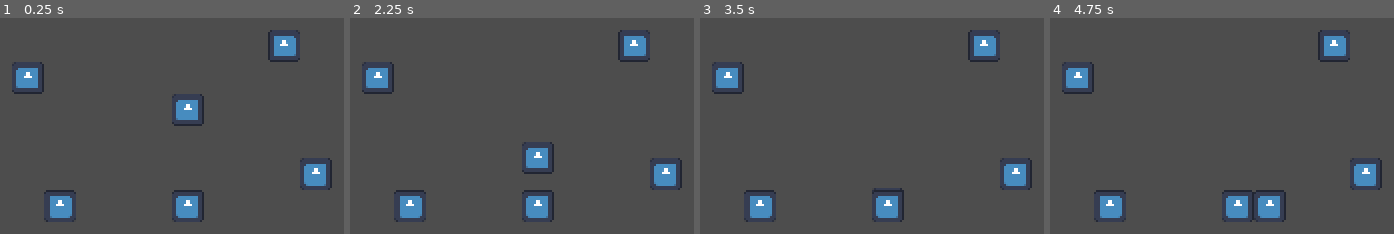
Above: before the commit, frames 1-4 (left to right).
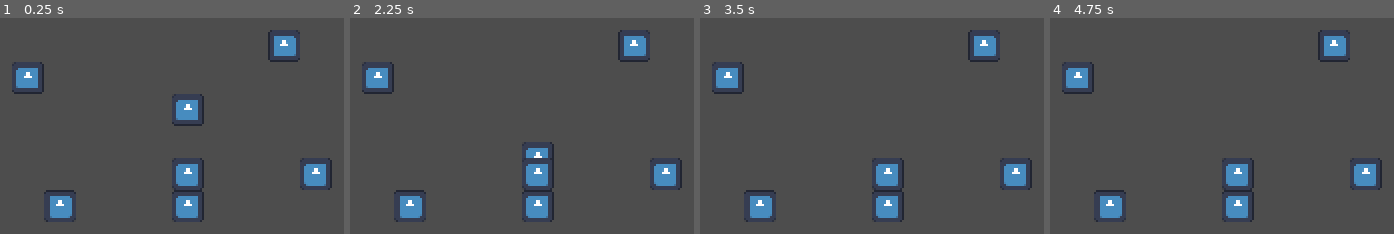
Above: after the commit, the same moments.

Repository: ZaRdEr15/taltech-gamecamp2024-jam-makers
Game: Godot game, scene res://main.tscn
Two runs of this game, one before a commit and one after it. Both use one fixed random seed, a clock stepped at 60 frames per second and the inputs below. Before the commit the project has no main scene; this scene is started directly in both runs. The engine's default icon, where the game draws it, is replaced by a stand-in: a white triangle on a blue panel in a dark square.
Inputs:
- Up to frame 1 (0.25 s): no input
- Up to frame 2 (2.25 s): tap Enter at 0.5, 2 s; tap Space at 1.25 s
- Up to frame 3 (3.5 s): no input
- Up to frame 4 (4.75 s): tap Space at 3.5 s; tap Enter at 4.25 s

The runs differ from the first frame. In frame 1, 0.7% of the frame differs, in the area x 50-60%, y 64-80%; in frame 2, 0.8%; in frame 3, 0.7%; in frame 4, 1.6%, in the area x 50-69%, y 64-95%.

Commit message:
Robot stops when colliding with a wall

Diff:
--- a/main.tscn
+++ b/main.tscn
@@ -1,7 +1,8 @@
-[gd_scene load_steps=3 format=3 uid="uid://bfetb3c1xjf1t"]
+[gd_scene load_steps=4 format=3 uid="uid://bfetb3c1xjf1t"]
 
 [ext_resource type="PackedScene" uid="uid://dnxt4oyogmrlp" path="res://robot/robot.tscn" id="1_k3i1n"]
 [ext_resource type="PackedScene" uid="uid://d1xhbns3jsn32" path="res://block_test/block.tscn" id="2_34gt5"]
+[ext_resource type="PackedScene" uid="uid://c5b8xoy8m2wct" path="res://plate/plate.tscn" id="3_pyb2n"]
 
 [node name="Main" type="Node2D"]
 
@@ -22,3 +23,6 @@
 
 [node name="BlockTest5" parent="." instance=ExtResource("2_34gt5")]
 position = Vector2(104, 104)
+
+[node name="Plate" parent="." instance=ExtResource("3_pyb2n")]
+position = Vector2(168, 88)
--- a/project.godot
+++ b/project.godot
@@ -11,6 +11,7 @@
 [application]
 
 config/name="taltech-gamecamp2024-jam-makers"
+run/main_scene="res://main.tscn"
 config/features=PackedStringArray("4.3", "Forward Plus")
 config/icon="res://icon.svg"
 
--- a/robot/robot.gd
+++ b/robot/robot.gd
@@ -21,6 +21,7 @@
 @onready var ray = $RayCast2D
 var final_position := position + current_direction * TILE_SIZE
 var start_movement := false
+var can_move := true
 
 
 func _ready() -> void:
@@ -28,7 +29,7 @@
 
 
 func _process(delta: float) -> void:
-	if start_movement:
+	if start_movement and can_move:
 		position = position.move_toward(final_position, 0.5)
 
 
@@ -37,7 +38,9 @@
 	final_position = position + current_direction * TILE_SIZE
 	ray.force_raycast_update()
 	ray.set_target_position(current_direction * TILE_SIZE)
-	choose_next_direction()
+	#choose_next_direction()
+	if ray.is_colliding():
+			can_move = false
 
 
 func choose_next_direction() -> void:
